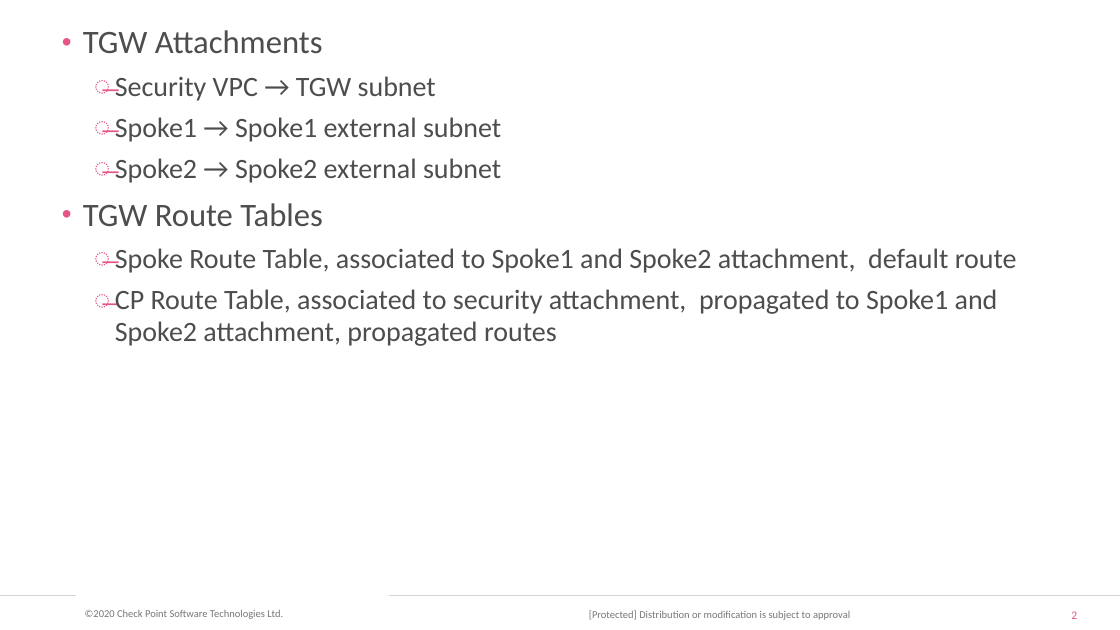
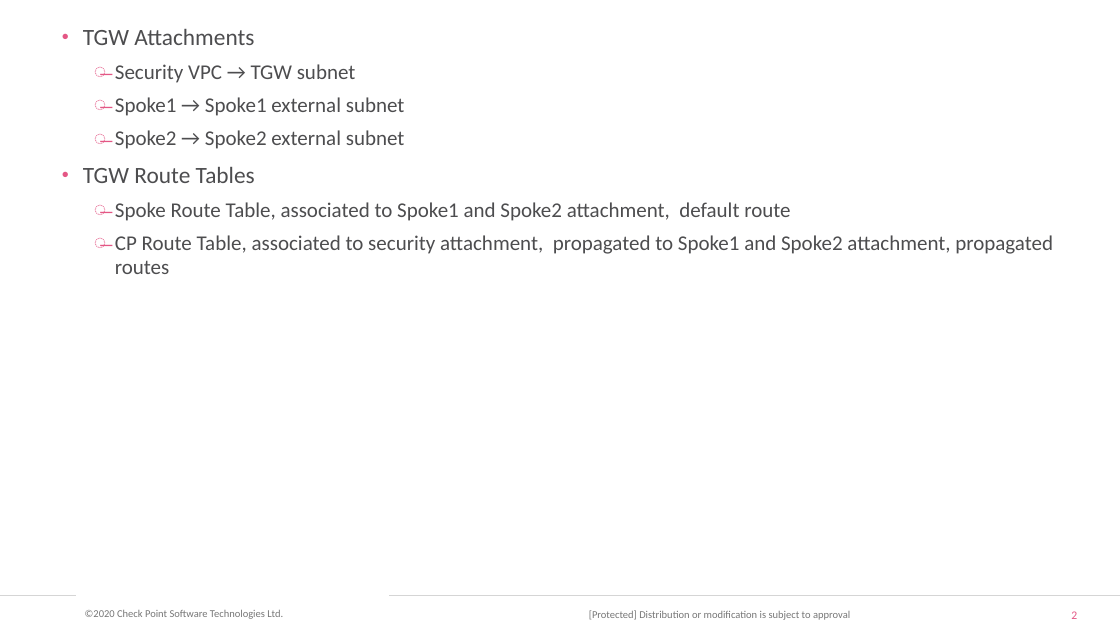
Before and after one commit to rcove/AWS-tgw-ha, a slide deck: slide 2 of Transit Gateway Blueprint 2_0.pptx. Drawn at 1120x630 pixels with LibreOffice and Linux fonts; fonts in the diff are those of the drawing; background and template pictures are left out. Boxes give left, top, right and bottom in pixels: in the first picture for what was removed or moved away, otherwise in the second. Text is boxed around its words. In the diff, an @@ line names an element or a change of style, - is before the commit and + after.

```diff
--- a/Transit Gateway Blueprint 2_0.pptx
+++ b/Transit Gateway Blueprint 2_0.pptx
@@ text "TGW Attachments" at (x1=83, y1=29, x2=1053, y2=274): size 28 to 20 pt in "TGW Attachments", "TGW Route Tables"; size 24 to 18 pt in "Security VPC → TGW subnet", "Spoke1 → Spoke1 external subnet", "Spoke2 → Spoke2 external subnet", "Spoke Route Table, associated to Spoke1 and ..." and 1 more places @@
```
